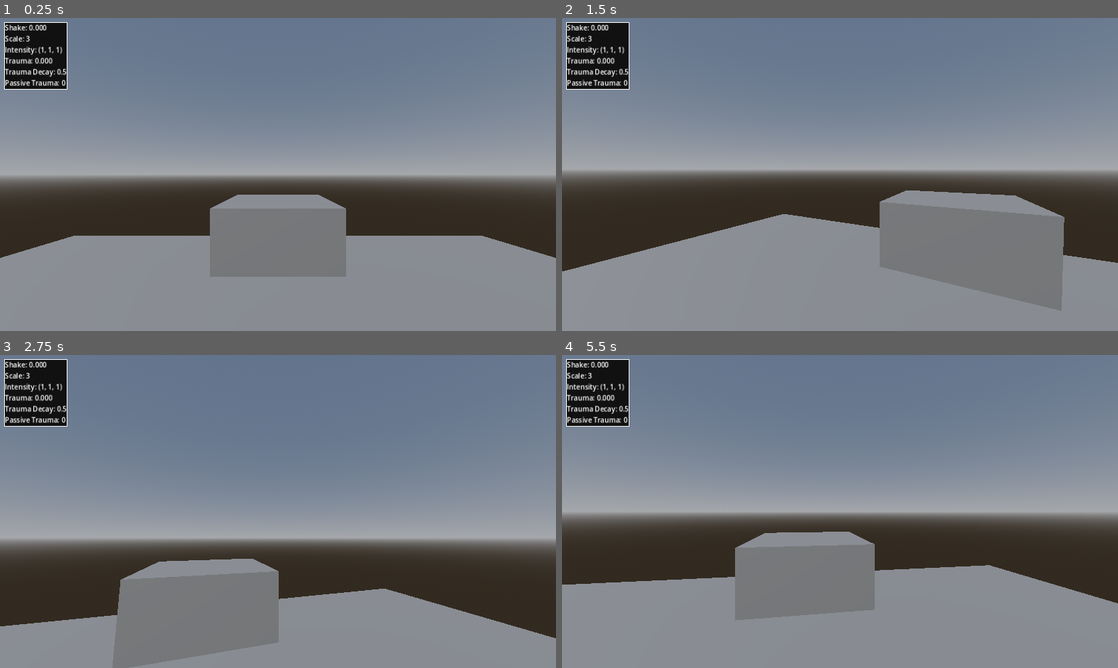
Above: before the commit, frames 1-4 (two rows, left to right).
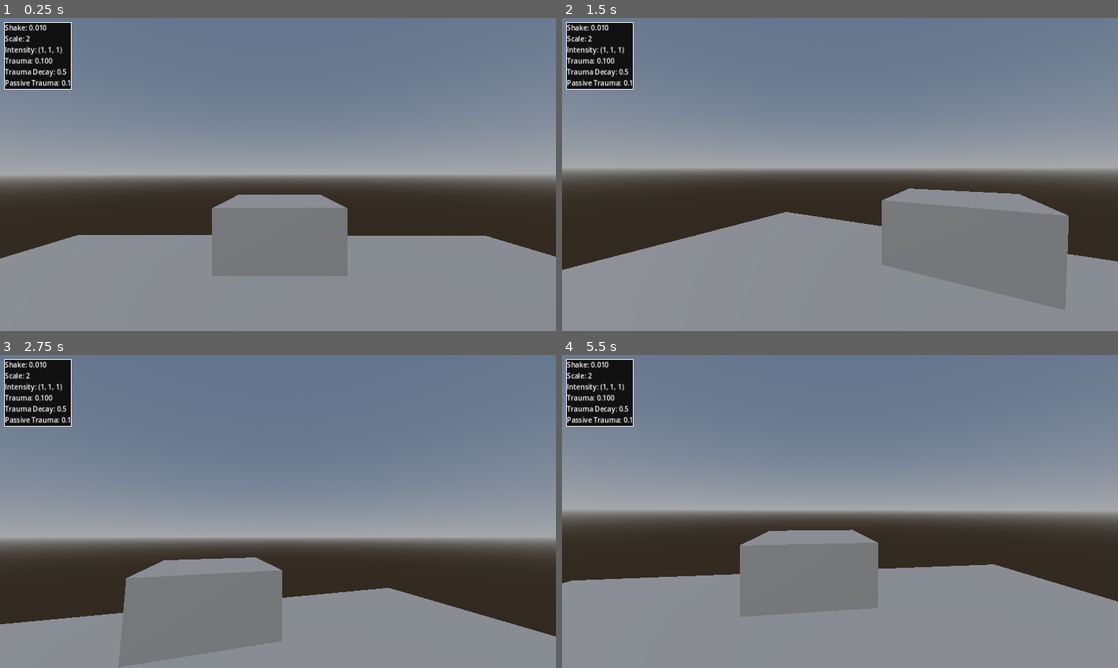
Above: after the commit, the same moments.

Repository: m-sef/godot-3d-camera-shake
Game: Godot game, scene res://main.tscn
Two runs of this game, one before a commit and one after it. Both use one fixed random seed, a clock stepped at 60 frames per second and the inputs below.
Inputs (mouse positions are in pixels of both pictures, inside the frame that each line leads up to):
- Up to frame 1 (0.25 s): no input
- Up to frame 2 (1.5 s): tap Enter (ui_accept) at 0.5, 0.77 s; move the mouse to (867, 174) at 0.52 s; move the mouse to (812, 174) at 1.27 s
- Up to frame 3 (2.75 s): tap Enter (ui_accept) at 1.52 s; move the mouse to (289, 505) at 2.02 s
- Up to frame 4 (5.5 s): move the mouse to (834, 517) at 2.77 s; tap Enter (ui_accept) at 3.02, 3.77, 4.52 s; move the mouse to (878, 514) at 3.52 s; move the mouse to (795, 508) at 4.27 s; move the mouse to (845, 511) at 5.02 s

The runs differ from the first frame. In frame 1, 0.6% of the frame differs, in the area x 0-100%, y 1-83%; in frame 2, 1.8%; in frame 3, 1.3%; in frame 4, 2.0%, in the area x 0-100%, y 1-85%.

Commit message:
Add files via upload
Renamed several variables
Added Set/Get Functions
Added Code Regions
Added Constants

Diff:
--- a/camera.gd
+++ b/camera.gd
@@ -7,41 +7,112 @@
 	CUBED = 3
 }
 
+#region Constants
 const MIN_TRAUMA : float = 0.0
 const MAX_TRAUMA : float = 1.0
+const MIN_MOUSE_SENSITIVITY : float = 0.0
+const MAX_MOUSE_SENSITIVITY : float = 1.0
+const MIN_FOLLOW_WEIGHT : float = 0.001
+const MIN_SHAKE : float = 0.0
+const MAX_SHAKE : float = 1.0
+const UINT_MAX : int = 0x7fffffff
+#endregion
+#region Exports
+@export var shake_scale : ShakeScale = ShakeScale.CUBED
 
-@export var shake_scale : ShakeScale = ShakeScale.CUBED
-@export var intensity : Vector3 = Vector3.ONE
-@export_range(MIN_TRAUMA, MAX_TRAUMA, 0.01) var trauma_decay : float = 0.5
+@export var intensity : Vector3 = Vector3.ONE :
+	set = set_shake_intensity, get = get_shake_intensity
+
+@export_range(MIN_TRAUMA, MAX_TRAUMA, 0.01) var trauma_decay : float = 0.5 :
+	set = set_trauma_decay, get = get_trauma_decay
+
 @export_range(MIN_TRAUMA, MAX_TRAUMA, 0.01) var passive_trauma : float = 0.0
 
-@export_range(0.0, 1.0, 0.01) var mouse_sensitivity : float = 0.01
-@export_range(0.0, 100.0, 0.01, "or_greater") var follow_weight : float = 10.0
+@export_range(MIN_MOUSE_SENSITIVITY, MAX_MOUSE_SENSITIVITY) var mouse_sensitivity : float = 0.01 :
+	set = set_mouse_sensitivity, get = get_mouse_sensitivity
 
-var target_fov : float = fov
-var target_rotation : Vector3 = Vector3.ZERO
-var _shake : float = 0.0
+@export var follow_weight : float = 10.0 :
+	set = set_follow_weight, get = get_follow_weight
+#endregion
+#region Public Variables
+var target_fov : float = fov :
+	set = set_target_fov, get = get_target_fov
 
+var target_rotation : Vector3 = Vector3.ZERO :
+	set = set_target_rotation, get = get_target_rotation
+
+var shake : float = 0.0 :
+	set = set_shake, get = get_shake
+#endregion
+#region Private Variables
 @onready var _trauma : float = passive_trauma
 @onready var _noise : FastNoiseLite = FastNoiseLite.new()
+#endregion
+#region Set Functions
+func set_shake_intensity(value : Vector3) -> void:
+	intensity = value
+
+func set_trauma_decay(value : float) -> void:
+	trauma_decay = clampf(value, MIN_TRAUMA, MAX_TRAUMA)
+
+func set_mouse_sensitivity(value : float) -> void:
+	mouse_sensitivity = clampf(value, MIN_MOUSE_SENSITIVITY, MAX_MOUSE_SENSITIVITY)
+
+func set_follow_weight(value : float) -> void:
+	follow_weight = maxf(MIN_FOLLOW_WEIGHT, value)
+
+func set_target_fov(value : float) -> void:
+	target_fov = value
+
+func set_target_rotation(value : Vector3) -> void:
+	target_rotation = value
+
+func set_shake(value : float):
+	shake = clampf(value, MIN_SHAKE, MAX_SHAKE)
+#endregion
+#region Get Functions
+func get_shake_intensity() -> Vector3:
+	return intensity
+
+func get_trauma_decay() -> float:
+	return trauma_decay
+
+func get_mouse_sensitivity() -> float:
+	return mouse_sensitivity
+
+func get_follow_weight() -> float:
+	return follow_weight
+
+func get_target_fov() -> float:
+	return target_fov
+
+func get_target_rotation() -> Vector3:
+	return target_rotation
+
+func get_shake() -> float:
+	return shake
+#endregion
 
 func add_trauma(amount : float) -> void:
 	_trauma = minf(_trauma + amount, MAX_TRAUMA)
 
+func clear_trauma() -> void:
+	_trauma = passive_trauma
+
 func _camera_shake() -> void:
-	_shake = pow(_trauma, shake_scale)
+	shake = pow(_trauma, shake_scale)
 
-	var ticks : int = Time.get_ticks_msec()
+	var tick : int = Time.get_ticks_msec()
 
-	target_rotation.x += (_shake * _noise.get_noise_2d(_noise.seed * 1, ticks) * intensity.x)
-	target_rotation.y += (_shake * _noise.get_noise_2d(_noise.seed * 2, ticks) * intensity.y)
-	target_rotation.z += (_shake * _noise.get_noise_2d(_noise.seed * 3, ticks) * intensity.z)
+	target_rotation.x += (shake * _noise.get_noise_2d(_noise.seed * 1, tick) * intensity.x)
+	target_rotation.y += (shake * _noise.get_noise_2d(_noise.seed * 2, tick) * intensity.y)
+	target_rotation.z += (shake * _noise.get_noise_2d(_noise.seed * 3, tick) * intensity.z)
 
 func _ready() -> void:
 	randomize()
 	# HACK Applying a bitmask to the seed to prevent it from being a negative value
 	# When the seed is negative, the camera shake acts unpredictably
-	_noise.set_seed(randi() % 0x7fffffff)
+	_noise.set_seed(randi() % UINT_MAX)
 	_noise.set_noise_type(FastNoiseLite.TYPE_PERLIN)
 
 	Input.set_mouse_mode(Input.MOUSE_MODE_CAPTURED)
--- a/main.gd
+++ b/main.gd
@@ -18,7 +18,7 @@
 	if Input.is_action_pressed("ui_accept"):
 		camera.add_trauma(1.0 * delta)
 
-	debug_label.text = "Shake: " + str(camera._shake).pad_decimals(3)
+	debug_label.text = "Shake: " + str(camera.get_shake()).pad_decimals(3)
 	debug_label.text += "\nScale: " + str(camera.shake_scale)
 	debug_label.text += "\nIntensity: " + str(camera.intensity)
 	debug_label.text += "\nTrauma: " + str(camera._trauma).pad_decimals(3)
--- a/main.tscn
+++ b/main.tscn
@@ -26,6 +26,8 @@
 [node name="Camera3D" type="Camera3D" parent="."]
 current = true
 script = ExtResource("1_43lvv")
+shake_scale = 2
+passive_trauma = 0.1
 
 [node name="Control" type="Control" parent="."]
 layout_mode = 3
